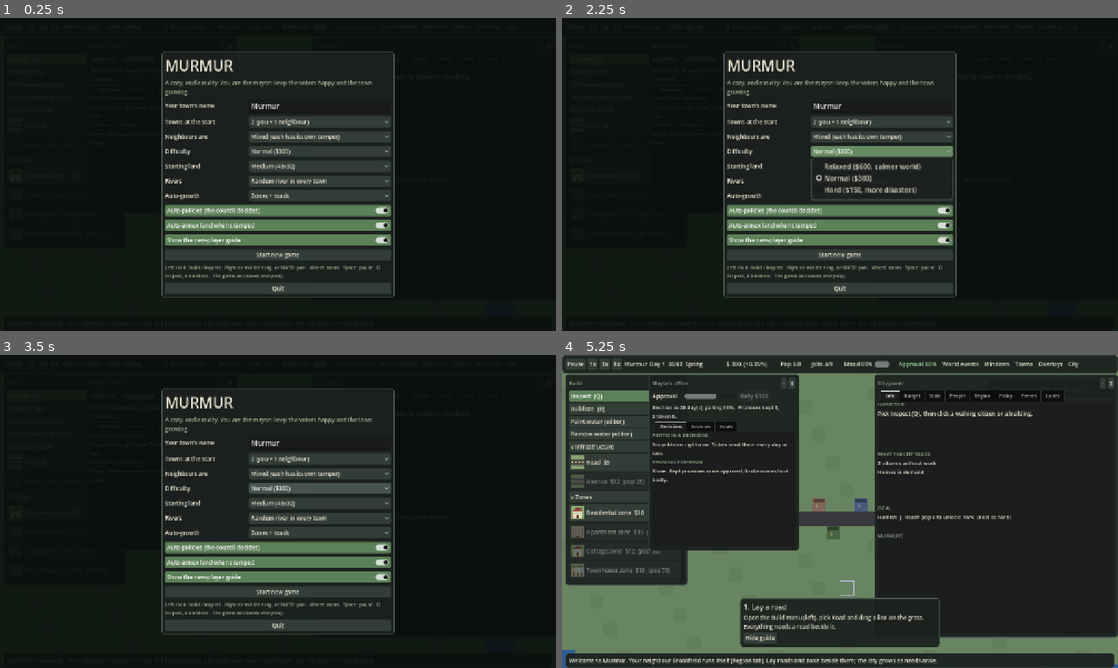
Above: before the commit, frames 1-4 (two rows, left to right).
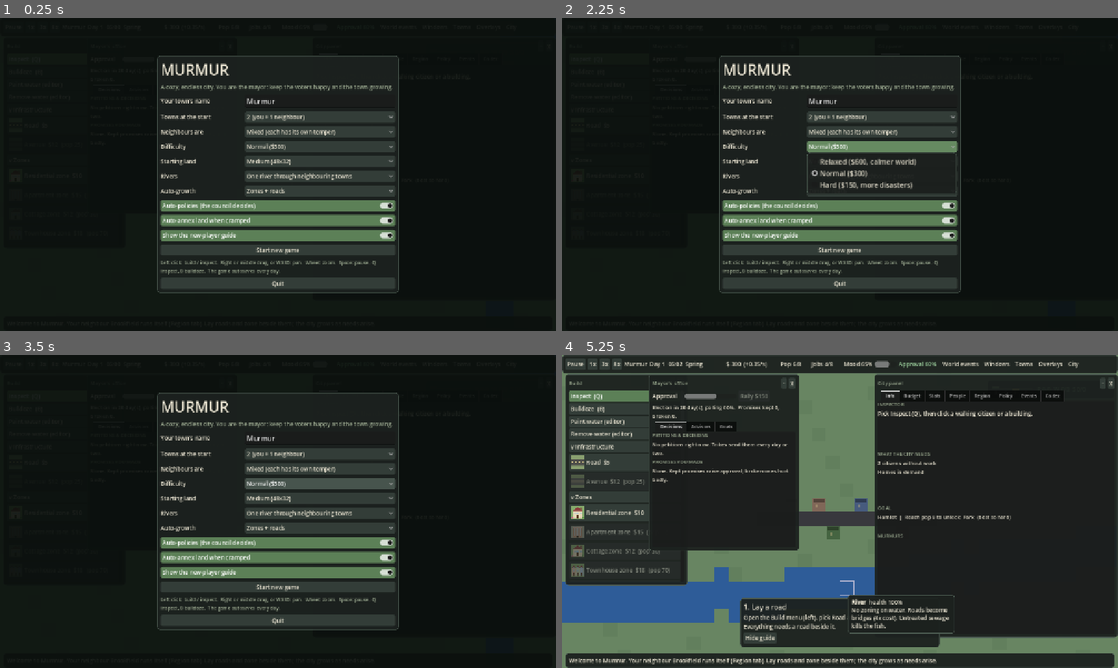
Above: after the commit, the same moments.

Repository: krugerhomeassistant/murmur
Game: Godot game, scene res://scenes/main.tscn
Same seed, same stepped clock (60 frames per second), same inputs: the game is played once before the commit and once after it.
Inputs (mouse positions are in pixels of both pictures, inside the frame that each line leads up to):
- Up to frame 1 (0.25 s): no input
- Up to frame 2 (2.25 s): click (884, 180) at 0.5 s, where only the run before the commit has a clickable "Random river in every town"; click (884, 177) at 1.25 s, where only the run after the commit has a clickable "One river through neighbourin…"; click "Normal ($300)" at 2 s
- Up to frame 3 (3.5 s): click "Normal ($300)" at 2.75 s
- Up to frame 4 (5.25 s): click "Show the new-player guide" at 3.5 s; click "Show the new-player guide" at 4.25 s; click "Start new game" at 5 s

The runs differ from the first frame. In frame 1, 15% of the frame differs, in the area x 28-72%, y 10-90%; in frame 2, 15%; in frame 3, 15%; in frame 4, 6.7%.

Commit message:
feat: shared rivers across neighbouring towns
Co-Authored-By: Claude Sonnet 5.5 <noreply@anthropic.com>
Claude-Session: https://claude.ai/code/session_01EmTPeWeFqamnN7v8CmFcDf

Diff:
--- a/client/scripts/city.gd
+++ b/client/scripts/city.gd
@@ -97,6 +97,7 @@
 var lamp := PackedByteArray()  # street lamps sit on road tiles
 var water := PackedByteArray()  # 1 = river; only roads (bridges) and wires/pipes can cross it
 var scan_dirty := false
+var river_plan := {}  # set by Main for a region-wide river: {horiz, a, b}; see gen_river
 var lod := 1  # >1 = off-screen town: slow-changing analyses (crime, land value) run every lod-th second
 var lod_n := 0
 var pend := 0.0  # sim time owed to an off-screen town (it ticks in 0.5s batches)
@@ -546,19 +547,22 @@
 
 func set_start(w: int, h: int) -> void:
 	terr = Rect2i(W / 2 - w / 2, H / 2 - h / 2, w, h)
-	gen_river(rng.randi())
+	gen_river(rng.randi(), 1, river_plan)
 	dry_built()
 	_rebuild_cells()
 	_scan()
 
 
 ## Random river across the whole map, beside the starting plan. mode 0 = none. Water cells are 1 in `water`.
-func gen_river(sd: int, mode := 1) -> void:
+func gen_river(sd: int, mode := 1, plan := {}) -> void:
 	water.fill(0)
 	if mode == 0:
 		return
 	var r := RandomNumberGenerator.new()
 	r.seed = sd
+	if not plan.is_empty():
+		_gen_shared_river(r, plan)
+		return
 	var vert := r.randf() < 0.5
 	var sgn := 1.0 if r.randf() < 0.5 else -1.0
 	var mid := (terr.position.x + terr.size.x * 0.5) if vert else (terr.position.y + terr.size.y * 0.5)
@@ -571,6 +575,27 @@
 		for k in wd:
 			var x := int(c) + k if vert else a
 			var y := a if vert else int(c) + k
+			if inside(x, y):
+				water[y * W + x] = 1
+
+
+## River that enters this territory at cross-fraction plan.a and leaves at plan.b, so neighbouring towns (which agree on
+## the fractions at their shared edge) get one continuous river. Wobble and width taper to fixed values at the edges.
+func _gen_shared_river(r: RandomNumberGenerator, plan: Dictionary) -> void:
+	var horiz: bool = plan["horiz"]
+	var ap: int = terr.position.x if horiz else terr.position.y
+	var asz: int = terr.size.x if horiz else terr.size.y
+	var cp: int = terr.position.y if horiz else terr.position.x
+	var csz: int = terr.size.y if horiz else terr.size.x
+	var wob := 0.0
+	for a in (W if horiz else H):
+		var t := float(a - ap) / asz
+		var tc := clampf(t, 0.0, 1.0)
+		wob = clampf(wob + r.randf_range(-0.5, 0.5), -3.0, 3.0)
+		var c := cp + csz * lerpf(float(plan["a"]), float(plan["b"]), t) + wob * sin(tc * PI)
+		for k in 3:
+			var x := a if horiz else int(c) + k
+			var y := int(c) + k if horiz else a
 			if inside(x, y):
 				water[y * W + x] = 1
 
--- a/client/scripts/main.gd
+++ b/client/scripts/main.gd
@@ -119,10 +119,19 @@
 		nb.human = false
 		nb.coins = 400.0
 		nb.temper = [0.2, TEMPERS[k % TEMPERS.size()], -0.25, randf_range(-0.3, 0.3)][mood]
+	var rmode: int = o.get("river", 0)
+	var rsd := randi()
+	var rhoriz := randf() < 0.5
 	for k in towns.size():
 		towns[k].acc = 0.3 * k
+		if rmode == 3:  # one river through the whole row/column of towns that contains the player's town
+			var g := towns[k].gpos
+			var same_line: bool = (g.y == towns[0].gpos.y) if rhoriz else (g.x == towns[0].gpos.x)
+			if same_line:
+				var idx := g.x if rhoriz else g.y
+				towns[k].river_plan = {"horiz": rhoriz, "a": _edge_frac(rsd, idx), "b": _edge_frac(rsd, idx + 1)}
 		towns[k].set_start(lw, lh)
-		if o.get("river", 0) >= 1:
+		if rmode == 1 or rmode == 2 or (rmode == 3 and towns[k].river_plan.is_empty()):
 			towns[k].water.fill(0)
 		towns[k].ev_scale = [1.5, 1.0, 0.7][diff]
 	city.coins = [600.0, 300.0, 150.0][diff]
@@ -130,6 +139,11 @@
 	city.auto_policy = o.get("policy", true)
 	city.auto_expand = o.get("expand", true)
 	headline = "Welcome to %s. %s Lay roads and zone beside them; the city grows as needs arise." % [city.town_name, ("Your neighbour %s runs itself (Region tab)." % towns[1].town_name) if n > 1 else "You are on your own."]
+
+
+## Where the shared river crosses the border with index k, as a fraction of the territory's cross span (same for both towns).
+static func _edge_frac(sd: int, k: int) -> float:
+	return 0.3 + 0.4 * float(hash([sd, k]) % 1000) / 1000.0
 
 
 func open_setup() -> void:
--- a/client/scripts/setup.gd
+++ b/client/scripts/setup.gd
@@ -63,7 +63,7 @@
 	o_mood = _opt(v, "Neighbours are", ["Friendly", "Mixed (each has its own temper)", "Prickly", "Random"], 1, "How the neighbours feel about you at the start. Friendly towns offer pacts; prickly ones smuggle, raid and demand tribute.")
 	o_diff = _opt(v, "Difficulty", ["Relaxed ($600, calmer world)", "Normal ($300)", "Hard ($150, more disasters)"], 1, "Starting money and how often world events strike.")
 	o_land = _opt(v, "Starting land", ["Small (40x24)", "Medium (48x32)", "Large (64x40)"], 1, "How much of the map you own at the start. You can annex more at any time.")
-	o_river = _opt(v, "Rivers", ["Random river in every town", "None (flat land)", "Custom: I paint it (world editor)"], 0, "A river splits the land. Zones can't  …(150 unchanged characters)…
+	o_river = _opt(v, "Rivers", ["Random river in every town", "None (flat land)", "Custom: I paint it (world editor)", "One river through neighbouring towns"], 3, "A river splits the land. Zones can't  …(150 unchanged characters)…
 	o_auto = _opt(v, "Auto-growth", ["Off - I build everything", "Zones only", "Zones + roads"], 2, "Whether the planner zones plots and lays roads for you when demand rises.")
 	o_pol = CheckButton.new()
 	o_pol.text = "Auto-policies (the council decides)"
--- /dev/null
+++ b/client/tests/late.gd
@@ -0,0 +1,23 @@
+extends SceneTree
+# Late-game profile: keep the treasury topped up so the planner keeps building, then time each _second step.
+func _init() -> void:
+	var c := City.new(Signals.new())
+	c.seed_start()
+	c.peak = 3000.0
+	var fs := ["_scan", "_crime", "_land", "_tribes", "_traffic", "_grow", "_planner", "_net", "_second"]
+	for blk in 12:
+		for i in 4000:
+			if i % 200 == 0:
+				c.coins = maxf(c.coins, 5000.0)
+			c.sig.tick(0.25); c.tick(0.25)
+		var line := "day=%d pop=%d blds=%d |" % [c.day, c.pop, c.blds]
+		for f in fs:
+			var t0 := Time.get_ticks_usec()
+			for k in 5:
+				c.call(f)
+			line += " %s=%.0f" % [f, (Time.get_ticks_usec() - t0) / 5.0]
+		var t1 := Time.get_ticks_usec()
+		for k in 100:
+			c._move(0.1)
+		print(line, " _move=", (Time.get_ticks_usec() - t1) / 100.0)
+	quit()
--- /dev/null
+++ b/client/tests/rivers.gd
@@ -0,0 +1,24 @@
+extends SceneTree
+# Shared river: the water row at the east border of town A matches town B's at its west border.
+func _init() -> void:
+	var a := City.new(Signals.new())
+	var b := City.new(Signals.new())
+	var edge := 0.5
+	a.river_plan = {"horiz": true, "a": 0.4, "b": edge}
+	b.river_plan = {"horiz": true, "a": edge, "b": 0.6}
+	a.set_start(48, 32)
+	b.set_start(48, 32)
+	var ya := -1
+	var yb := -1
+	for y in City.H:
+		if a.water[y * City.W + a.terr.end.x - 1] == 1 and ya < 0:
+			ya = y
+		if b.water[y * City.W + b.terr.position.x] == 1 and yb < 0:
+			yb = y
+	assert(ya >= 0 and yb >= 0 and absi(ya - yb) <= 1, "river misaligned %d vs %d" % [ya, yb])
+	var wet := 0
+	for i in City.W * City.H:
+		wet += a.water[i]
+	assert(wet > 100)
+	print("RIVERS_OK ya=%d yb=%d wet=%d" % [ya, yb, wet])
+	quit()
Not shown, changed: .github/workflows/ci.yml
Not shown, changed: CHANGELOG.md
Not shown, changed: PLAN.md
Not shown, changed: WIKI.md
